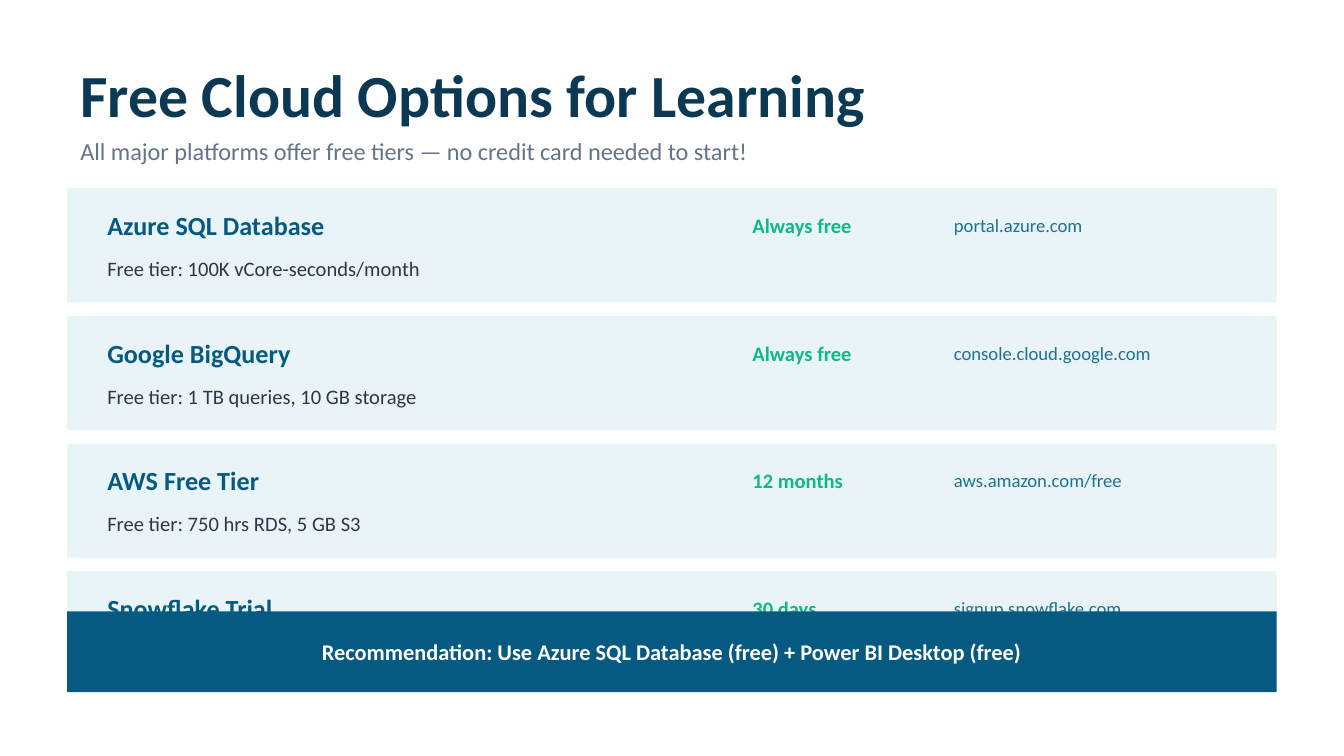
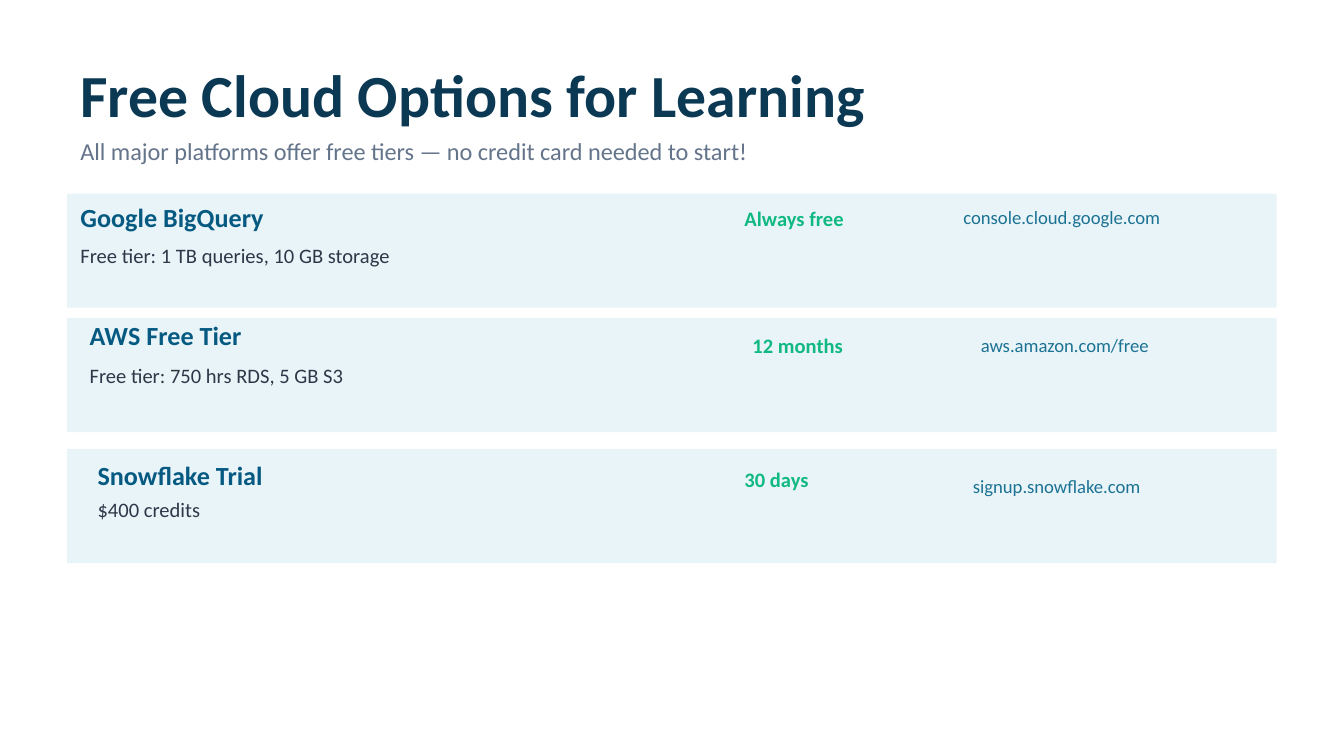
Before and after one commit to sauhar/Business-Data-Analytics, a slide deck: slide 20 of Slides/6_Cloud_Platforms_Modern_Data_Stack.pptx. Drawn at 1344x756 pixels with LibreOffice and Linux fonts; fonts in the diff are those of the drawing. Boxes give left, top, right and bottom in pixels: in the first picture for what was removed or moved away, otherwise in the second. Text is boxed around its words. In the diff, an @@ line names an element or a change of style, - is before the commit and + after.

```diff
--- a/Slides/6_Cloud_Platforms_Modern_Data_Stack.pptx
+++ b/Slides/6_Cloud_Platforms_Modern_Data_Stack.pptx
@@ text "Google BigQuery" moved from (x1=107, y1=344, x2=290, y2=368) to (x1=80, y1=208, x2=263, y2=232) @@
@@ rectangle moved from (x1=67, y1=316, x2=1277, y2=430) to (x1=67, y1=194, x2=1277, y2=308) @@
@@ rectangle removed at (x1=67, y1=188, x2=1277, y2=302) @@
@@ text "Always free" moved from (x1=752, y1=346, x2=851, y2=365) to (x1=744, y1=211, x2=843, y2=230) @@
@@ text "console.cloud.google.com" moved from (x1=954, y1=347, x2=1151, y2=363) to (x1=963, y1=211, x2=1160, y2=227) @@
@@ text "Free tier: 1 TB queries, ..." moved from (x1=107, y1=390, x2=417, y2=408) to (x1=80, y1=249, x2=390, y2=267) @@
@@ text removed at (x1=107, y1=216, x2=324, y2=239) @@
-Azure SQL Database
@@ text removed at (x1=752, y1=218, x2=851, y2=237) @@
-Always free
@@ text removed at (x1=954, y1=219, x2=1082, y2=235) @@
-portal.azure.com
@@ text removed at (x1=107, y1=261, x2=419, y2=277) @@
-Free tier: 100K vCore-seconds/month
@@ rectangle moved from (x1=67, y1=444, x2=1277, y2=558) to (x1=67, y1=319, x2=1277, y2=433) @@
@@ text "AWS Free Tier" moved from (x1=107, y1=471, x2=259, y2=490) to (x1=90, y1=326, x2=242, y2=345) @@
@@ text "12 months" moved from (x1=752, y1=473, x2=843, y2=488) to (x1=752, y1=338, x2=843, y2=353) @@
@@ text "aws.amazon.com/free" moved from (x1=954, y1=474, x2=1122, y2=488) to (x1=981, y1=339, x2=1149, y2=353) @@
@@ text "Free tier: 750 hrs RDS, ..." moved from (x1=107, y1=516, x2=361, y2=534) to (x1=90, y1=368, x2=343, y2=386) @@
@@ rectangle moved from (x1=67, y1=571, x2=1277, y2=685) to (x1=67, y1=449, x2=1277, y2=563) @@
@@ text "Snowflake Trial" rewrapped from (x1=107, y1=597, x2=273, y2=612) to (x1=98, y1=466, x2=263, y2=485) @@
@@ text "30 days" rewrapped from (x1=752, y1=599, x2=817, y2=622) to (x1=744, y1=472, x2=809, y2=491) @@
@@ text "signup.snowflake.com" rewrapped from (x1=954, y1=600, x2=1121, y2=621) to (x1=973, y1=480, x2=1140, y2=496) @@
@@ text added at (x1=98, y1=502, x2=200, y2=520), 11 pt, text #2D3748 @@
+$400 credits
@@ rectangle removed at (x1=67, y1=612, x2=1277, y2=692) @@
@@ text removed at (x1=322, y1=643, x2=1021, y2=664) @@
-Recommendation: Use Azure SQL Database (free) + Power BI Desktop (free)
```
Also in this commit, not shown: 2 other slides changed, 2 slides removed, 11 other files.
